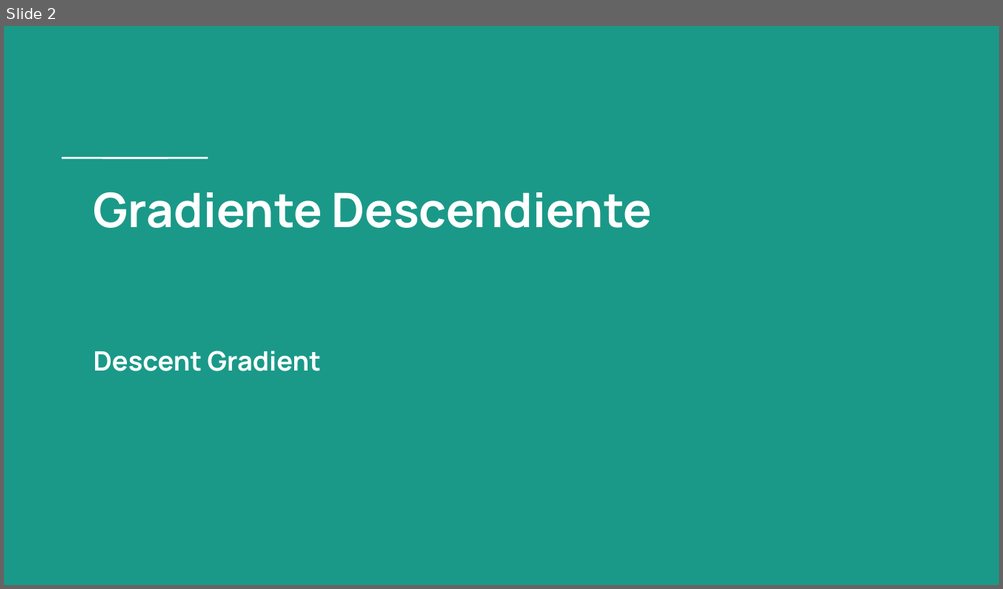
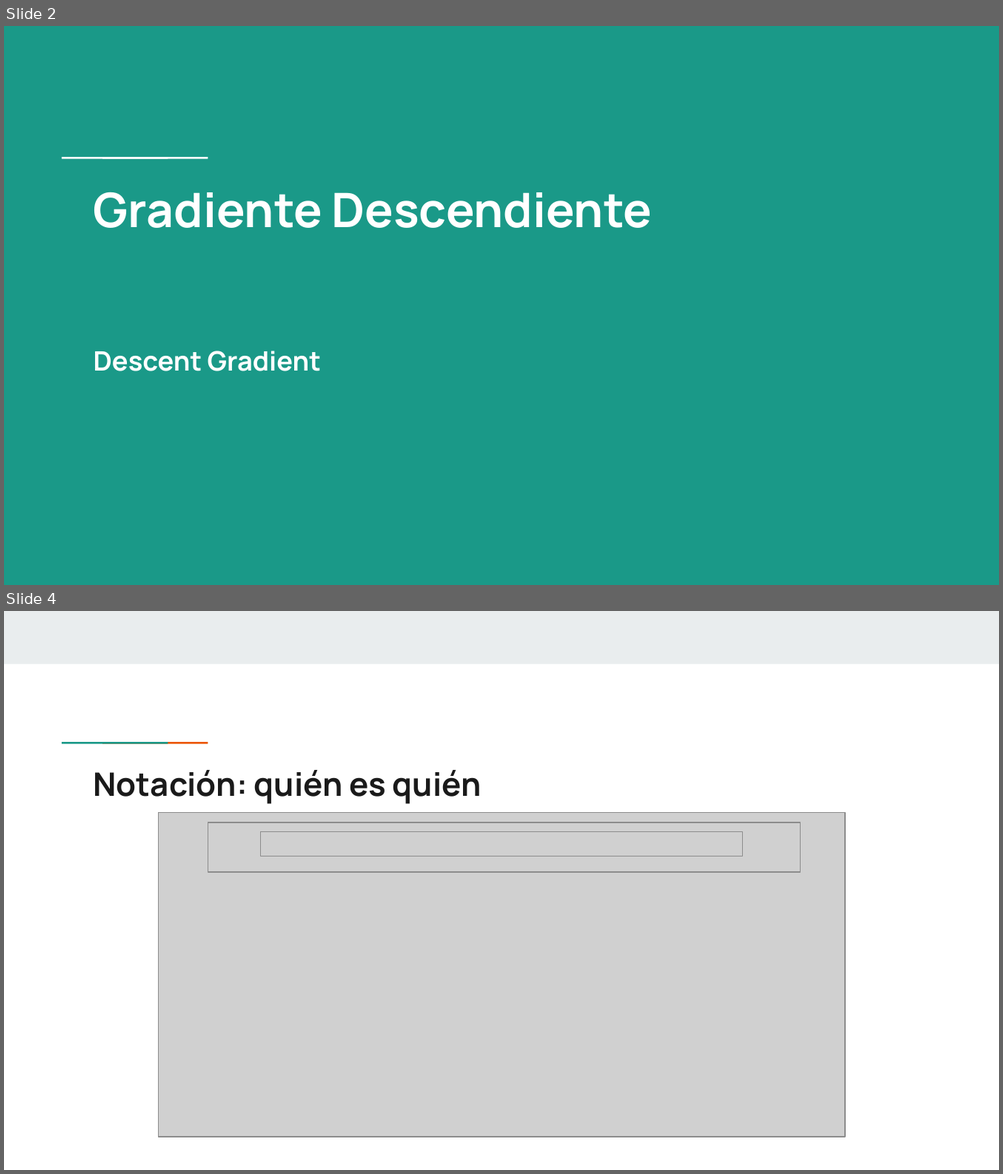
Before and after one commit to MaxiFrank7/Facultad, a slide deck: TUIA_Segundo/2Cuatrimestre/4C_MachineLearning/Unidad 2_ Regresión Lineal/Clase 4 - Gradiente Descendiente.pptx. Shown one above the other, each under a label of ours: slide 2 before the commit, slides 2 and 4 after it; the slides between them are not shown. The pictures are 1003x589 and 1003x1174 pixels, drawn with LibreOffice and Linux fonts; fonts in the diff are those of the drawing; grey boxes stand for pictures. Boxes give left, top, right and bottom in pixels: in the first picture for what was removed or moved away, otherwise in the second. Text is boxed around its words. In the diff, an @@ line names an element or a change of style, - is before the commit and + after.

```diff
--- a/TUIA_Segundo/2Cuatrimestre/4C_MachineLearning/Unidad 2_ Regresión Lineal/Clase 4 - Gradiente Descendiente.pptx
+++ b/TUIA_Segundo/2Cuatrimestre/4C_MachineLearning/Unidad 2_ Regresión Lineal/Clase 4 - Gradiente Descendiente.pptx
@@ slide 4 added at [4, 611, 999, 1170], background #FFFFFF @@
@@ rectangle added at [4, 611, 999, 664], fill #E9EDEE @@
@@ rectangle added at [94, 741, 135, 745], fill #1A9988 @@
@@ rectangle added at [134, 741, 175, 745], fill #EB5600 @@
@@ title added at [94, 770, 481, 804], 23.4 pt, text #1A1A1A, bold @@
+Notación: quién es quién
@@ picture added at [158, 813, 845, 1137] @@
@@ picture added at [208, 823, 801, 872] @@
@@ picture added at [261, 832, 742, 857] @@
```
Also in this commit, not shown: 4 slides changed, 7 other slides added, 2 slides removed, 53 other files.
